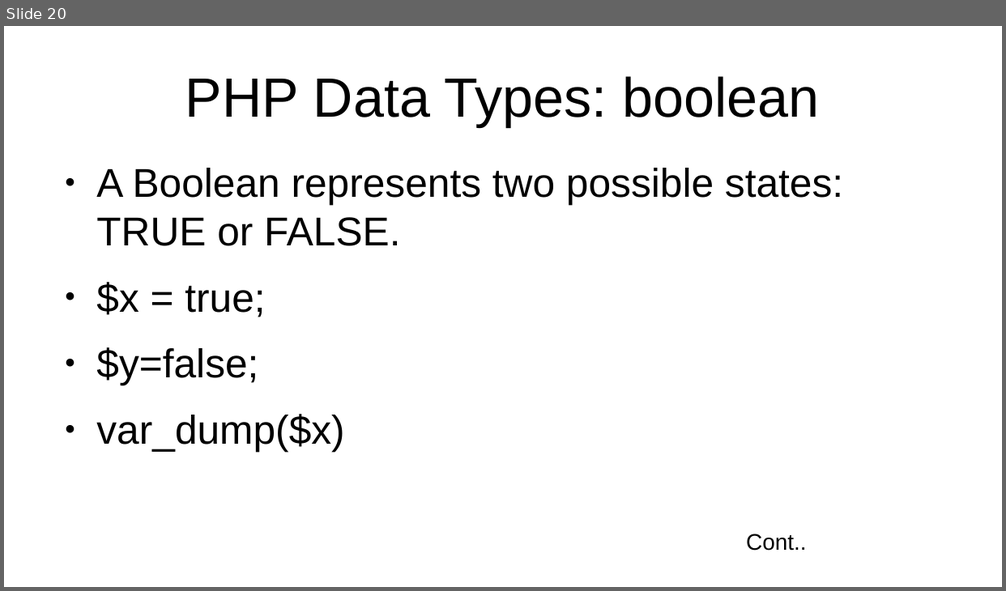
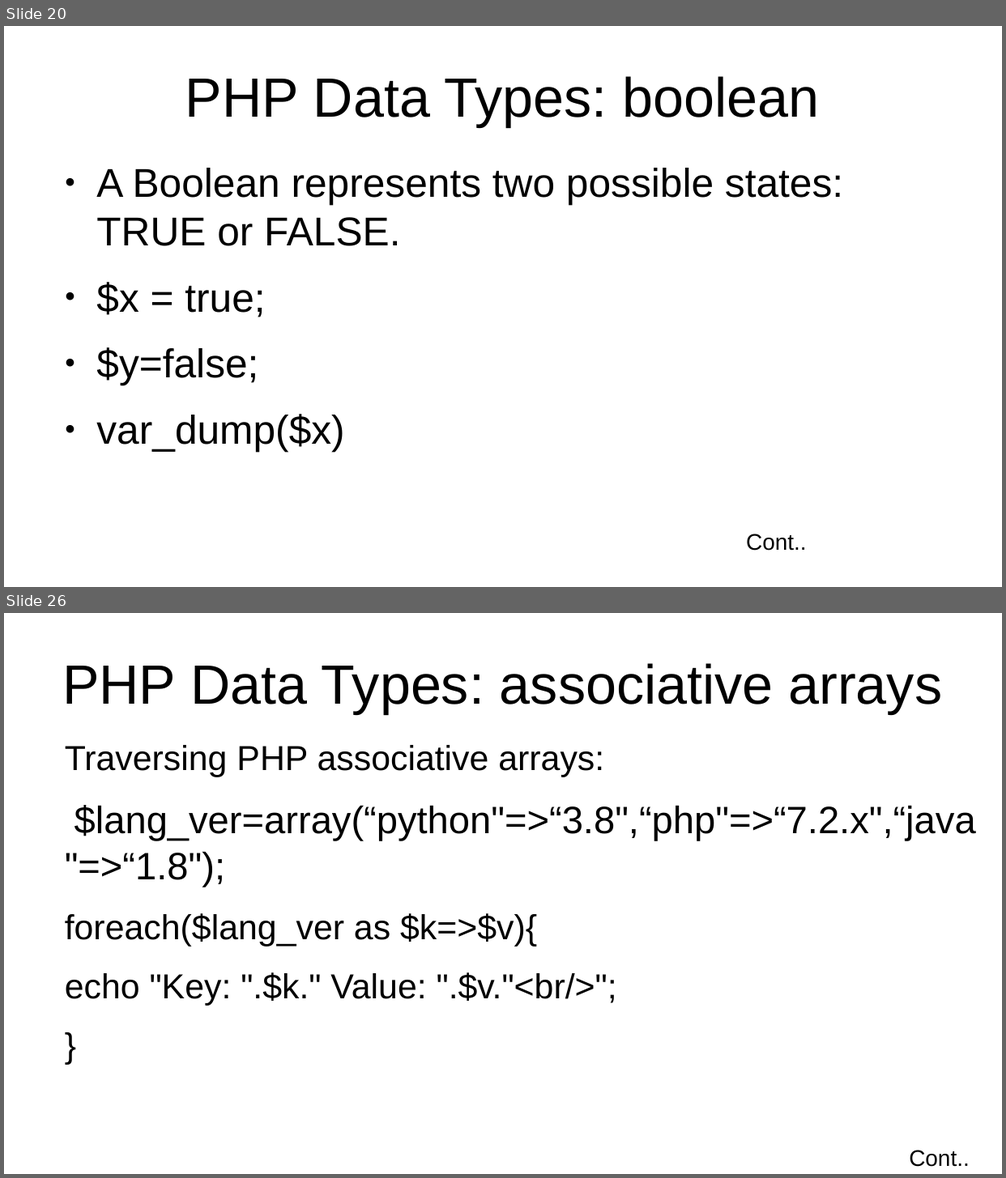
Before and after one commit to jhashuva/MVCTS, a slide deck: php/php_intro.pptx. Shown one above the other, each under a label of ours: slide 20 before the commit, slides 20 and 26 after it; the slides between them are not shown. The pictures are 1006x591 and 1006x1178 pixels, drawn with LibreOffice and Linux fonts; fonts in the diff are those of the drawing. Boxes give left, top, right and bottom in pixels: in the first picture for what was removed or moved away, otherwise in the second. Text is boxed around its words. In the diff, an @@ line names an element or a change of style, - is before the commit and + after.

```diff
--- a/php/php_intro.pptx
+++ b/php/php_intro.pptx
@@ slide 26 added at (x1=4, y1=613, x2=1002, y2=1174), background #FFFFFF @@
@@ text added at (x1=62, y1=663, x2=943, y2=714), 44 pt, text #000000 @@
+PHP Data Types: associative arrays
@@ text added at (x1=65, y1=745, x2=976, y2=1006), 27.6 pt, text #000000 @@
+Traversing PHP associative arrays:
+$lang_ver=array(“python"=>“3.8",“php"=>“7.2.x",“java"=>“1.8");
+foreach($lang_ver as $k=>$v){
+echo "Key: ".$k." Value: ".$v."<br/>";
+}
@@ text added at (x1=909, y1=1150, x2=969, y2=1167), 18 pt, text #000000 @@
+Cont..
```
Also in this commit, not shown: 9 slides changed, 20 other slides added, 1 slide removed, 3 other files.
